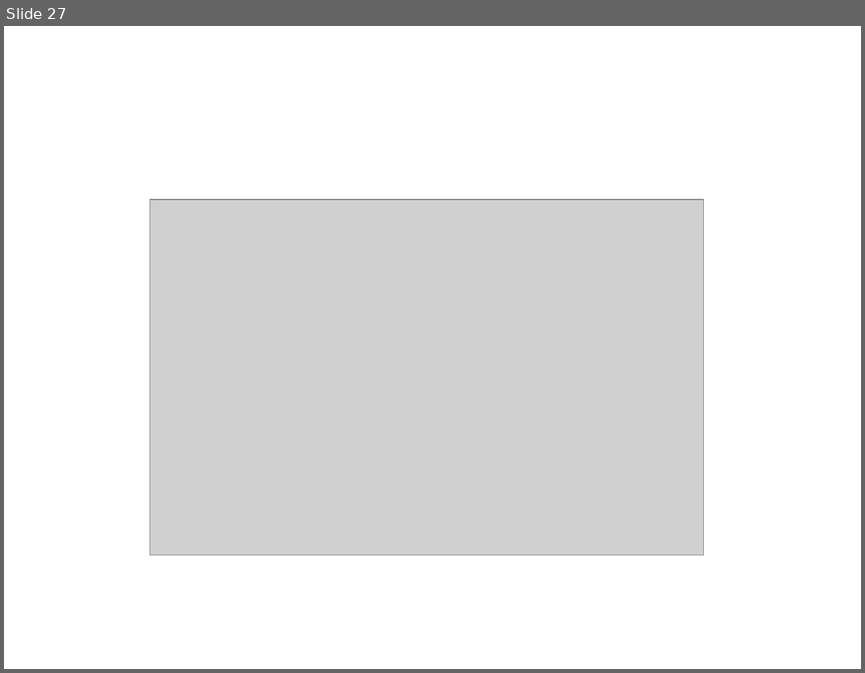
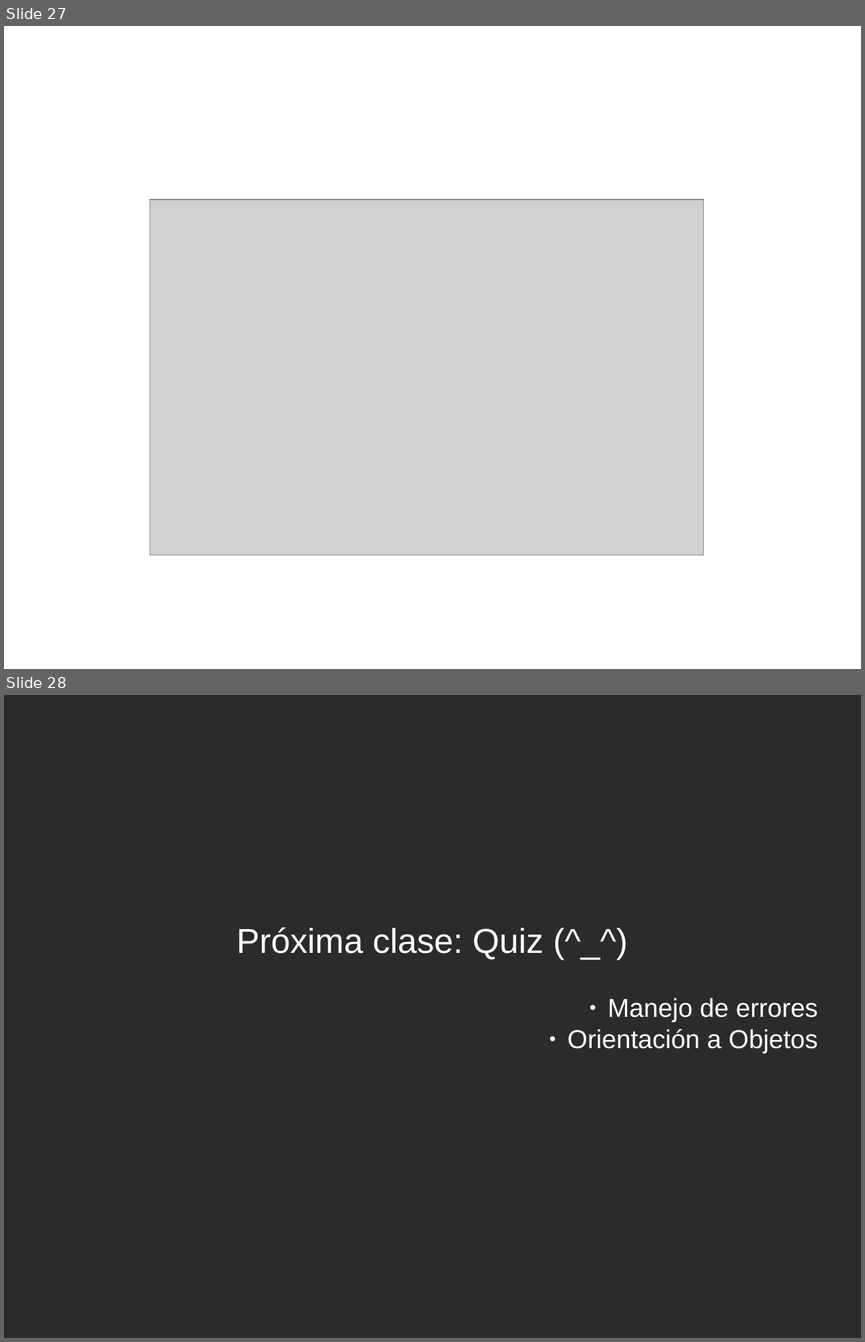
Before and after one commit to jeudy/clases_topicosI2013, a slide deck: 9-OrientacionObjetos.odp. Shown one above the other, each under a label of ours: slide 27 before the commit, slides 27 and 28 after it. The pictures are 865x673 and 865x1342 pixels, drawn with LibreOffice and Linux fonts; fonts in the diff are those of the drawing; grey boxes stand for pictures; background and template pictures are left out; a plain dark background stands for a picture behind light text. Boxes give left, top, right and bottom in pixels: in the first picture for what was removed or moved away, otherwise in the second. Text is boxed around its words. In the diff, an @@ line names an element or a change of style, - is before the commit and + after.

```diff
--- a/9-OrientacionObjetos.odp
+++ b/9-OrientacionObjetos.odp
@@ slide 28 added at <box>4,695,861,1338</box>, background picture (left out) @@
@@ subtitle added at <box>237,927,818,1053</box>, 24 pt, text #FFFFFF @@
+Próxima clase: Quiz (^_^)
+● Manejo de errores
+● Orientación a Objetos
```
Also in this commit, not shown: 1 slide changed.
